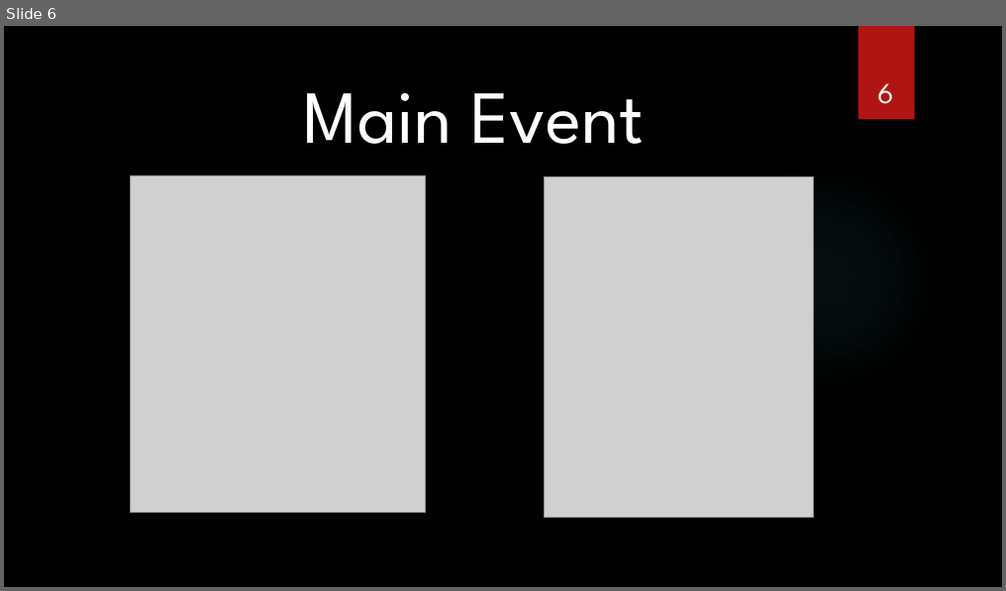
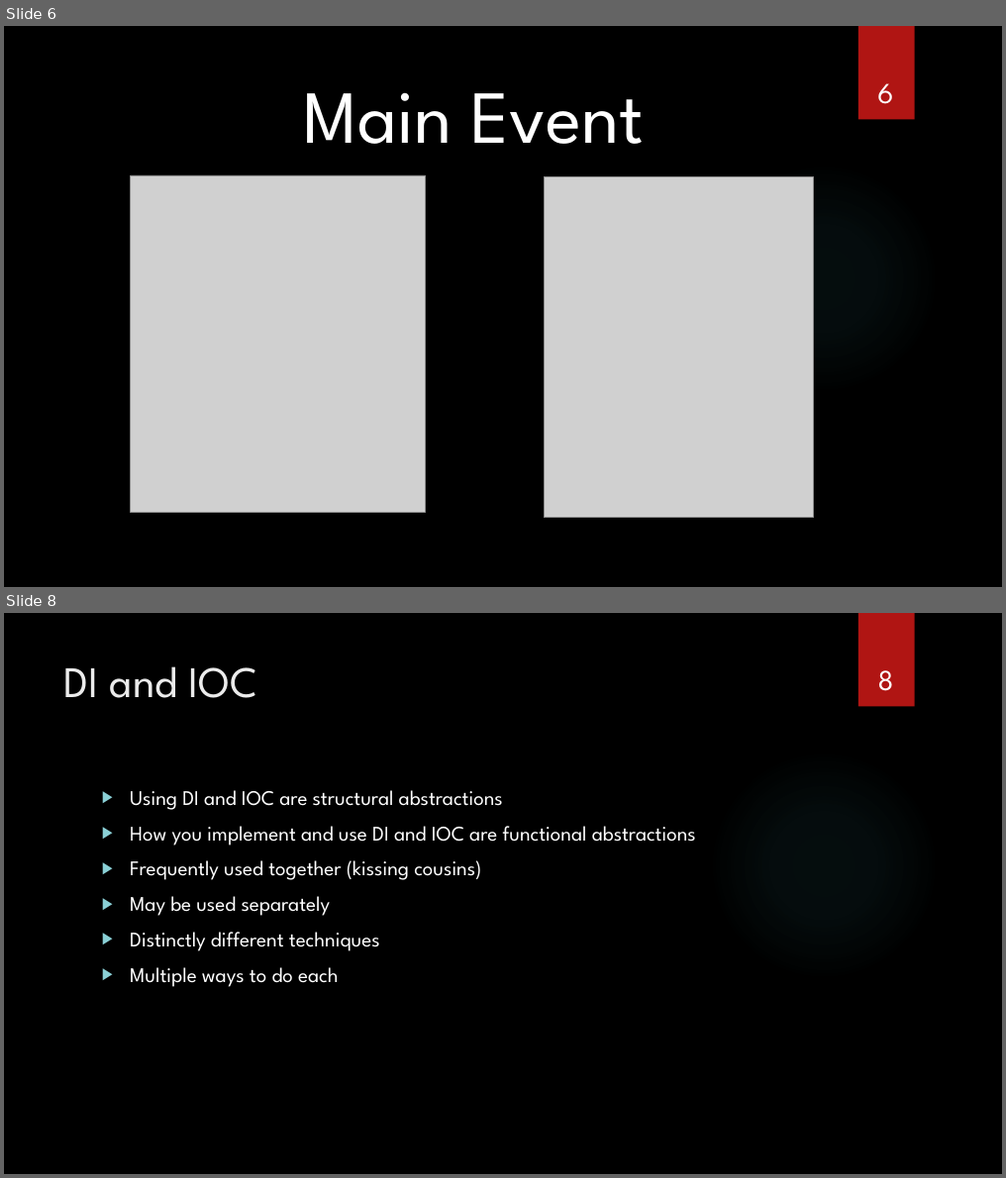
Before and after one commit to jbalman/SoftwareChange, a slide deck: Using DI and IOC - Mocking and Testing/Using DI and IOC - Mocking and Testing.pptx. Shown one above the other, each under a label of ours: slide 6 before the commit, slides 6 and 8 after it; the slides between them are not shown. The pictures are 1006x591 and 1006x1178 pixels, drawn with LibreOffice and Linux fonts; fonts in the diff are those of the drawing; grey boxes stand for pictures; background and template pictures are left out. Boxes give left, top, right and bottom in pixels: in the first picture for what was removed or moved away, otherwise in the second. Text is boxed around its words. In the diff, an @@ line names an element or a change of style, - is before the commit and + after.

```diff
--- a/Using DI and IOC - Mocking and Testing/Using DI and IOC - Mocking and Testing.pptx
+++ b/Using DI and IOC - Mocking and Testing/Using DI and IOC - Mocking and Testing.pptx
@@ slide 8 added at [4,613,1002,1174], background picture (left out); not listed: 2 template elements that a slide beside it also shows @@
@@ title added at [64,666,257,698], 42 pt, text #EBEBEB @@
+DI and IOC
@@ page number added at [878,670,894,691], 28 pt, text #FFFFFF @@
+8
@@ text added at [130,790,696,987], 20 pt, text #FFFFFF @@
+▶ Using DI and IOC are structural abstractions
+▶ How you implement and use DI and IOC are functional abstractions
+▶ Frequently used together (kissing cousins)
+▶ May be used separately
+▶ Distinctly different techniques
+▶ Multiple ways to do each
```
Also in this commit, not shown: 5 slides changed, 10 other slides added, 2 slides removed.
